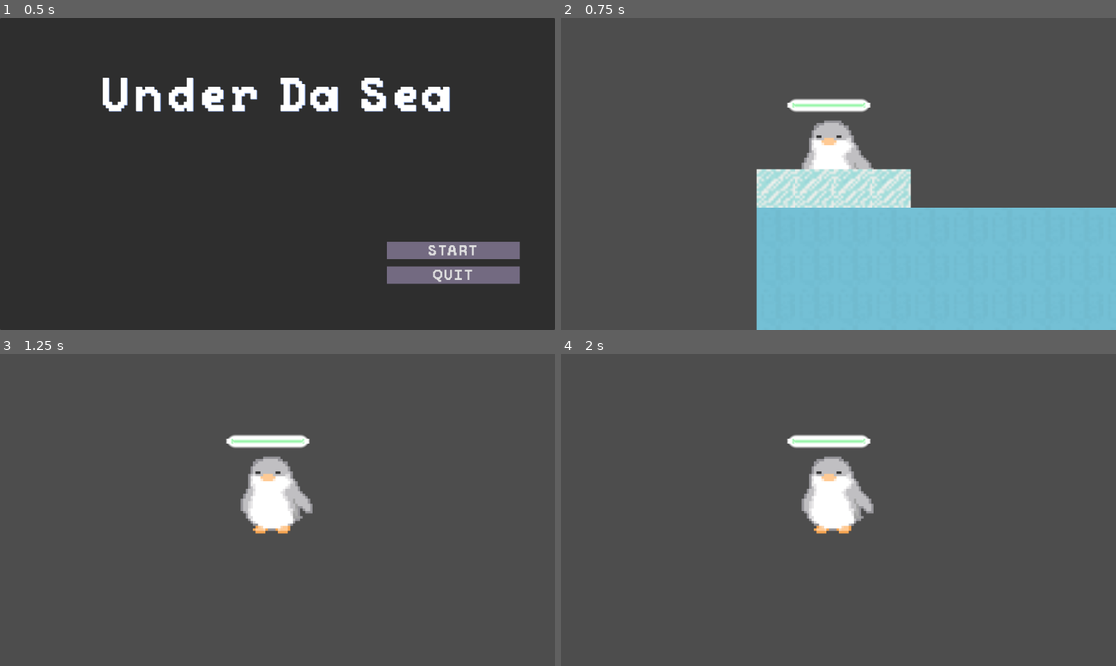
Above: before the commit, frames 1-4 (two rows, left to right).
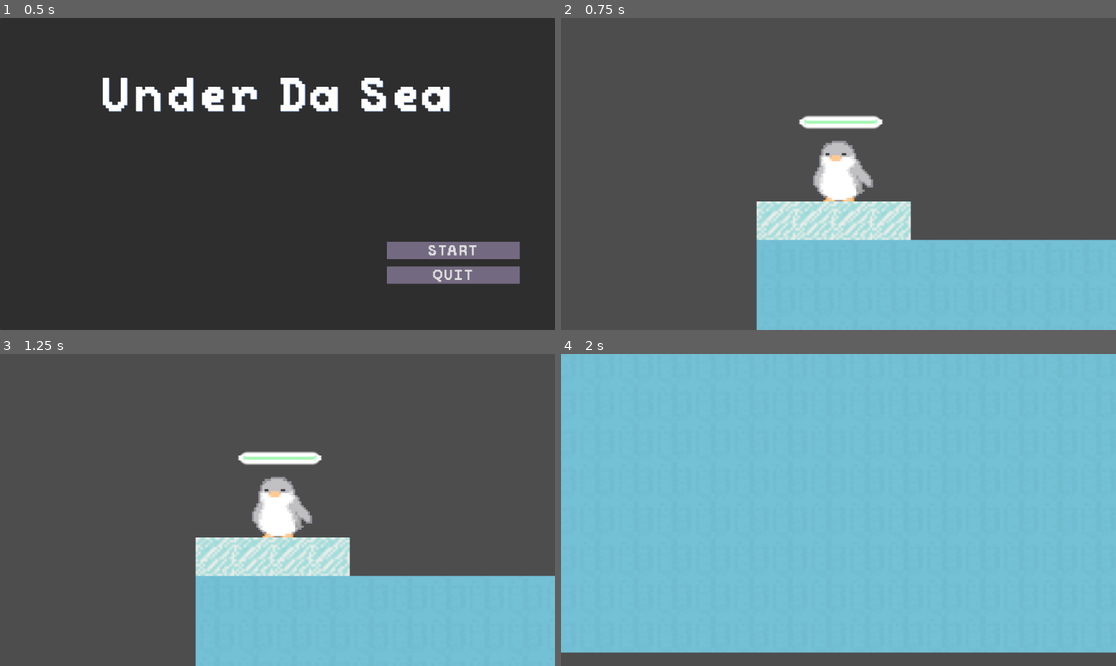
Above: after the commit, the same moments.

Repository: Jesuscanwalk/Under-da-sea
Game: Godot game, scene res://menus/main menu.tscn
Same seed, same stepped clock (60 frames per second), same inputs: the game is played once before the commit and once after it. The project has no main scene, so this scene is started directly.
Inputs:
- Up to frame 1 (0.5 s): no input
- Up to frame 2 (0.75 s): click "START" at 0.5 s
- Up to frame 3 (1.25 s): no input
- Up to frame 4 (2 s): hold D (right) from 1.28 s (still down)

Frame 1 is identical in both runs. In frame 2, 12% of the frame differs, in the area x 35-100%, y 25-72%; in frame 3, 25%; in frame 4, 96%, in the area x 0-100%, y 0-96%.

Commit message:
collision on map

Diff:
--- a/under-da-sea/player/player.gd
+++ b/under-da-sea/player/player.gd
@@ -20,9 +20,9 @@
 		velocity.y += gravity * delta
 	var direction = Input.get_axis("left", "right")
 	if direction > 0:
+		animated_sprite.flip_h = true
+	elif direction < 0:
 		animated_sprite.flip_h = false
-	elif direction < 0:
-		animated_sprite.flip_h = true
 	if is_on_floor():
 		if direction == 0:
 			animated_sprite.play("idle")
--- a/under-da-sea/player/player.tscn
+++ b/under-da-sea/player/player.tscn
@@ -1,7 +1,11 @@
-[gd_scene load_steps=10 format=3 uid="uid://cx3yaof1y7gcr"]
+[gd_scene load_steps=11 format=3 uid="uid://cx3yaof1y7gcr"]
 
 [ext_resource type="Script" path="res://player/player.gd" id="1_qf20f"]
 [ext_resource type="Texture2D" uid="uid://b7jcsu20axnbj" path="res://player/side-Sheet.png" id="2_d0c36"]
+
+[sub_resource type="AtlasTexture" id="AtlasTexture_xb4lp"]
+atlas = ExtResource("2_d0c36")
+region = Rect2(0, 0, 640, 640)
 
 [sub_resource type="AtlasTexture" id="AtlasTexture_ad4h7"]
 atlas = ExtResource("2_d0c36")
@@ -23,6 +27,14 @@
 animations = [{
 "frames": [{
 "duration": 1.0,
+"texture": SubResource("AtlasTexture_xb4lp")
+}],
+"loop": true,
+"name": &"idle",
+"speed": 5.0
+}, {
+"frames": [{
+"duration": 1.0,
 "texture": SubResource("AtlasTexture_ad4h7")
 }, {
 "duration": 1.0,
@@ -40,7 +52,7 @@
 }]
 
 [sub_resource type="CircleShape2D" id="CircleShape2D_xuwma"]
-radius = 12.0416
+radius = 9.43398
 
 [sub_resource type="StyleBoxFlat" id="StyleBoxFlat_riqx2"]
 bg_color = Color(0.550956, 0.96135, 0.625933, 1)
@@ -59,22 +71,21 @@
 script = ExtResource("1_qf20f")
 
 [node name="AnimationPlayer" type="AnimatedSprite2D" parent="."]
-position = Vector2(-5, -14)
-scale = Vector2(0.103125, 0.103125)
+position = Vector2(-2, -7)
+scale = Vector2(0.0859375, 0.084375)
 sprite_frames = SubResource("SpriteFrames_atc6j")
-animation = &"run"
+animation = &"idle"
 
 [node name="CollisionShape2D" type="CollisionShape2D" parent="."]
-position = Vector2(-2, 1)
+position = Vector2(1, 2)
 shape = SubResource("CircleShape2D_xuwma")
 
 [node name="Control" type="Control" parent="."]
 layout_mode = 3
 anchors_preset = 0
-offset_left = -5.0
-offset_top = -10.0
-offset_right = 35.0
-offset_bottom = 30.0
+offset_top = -3.0
+offset_right = 40.0
+offset_bottom = 37.0
 
 [node name="HealthBar" type="ProgressBar" parent="Control"]
 layout_mode = 0
--- a/under-da-sea/test.tscn
+++ b/under-da-sea/test.tscn
@@ -7,12 +7,17 @@
 [sub_resource type="TileSetAtlasSource" id="TileSetAtlasSource_0rhee"]
 texture = ExtResource("3_8w17r")
 0:0/0 = 0
+0:0/0/physics_layer_0/polygon_0/points = PackedVector2Array(-8, -8, 8, -8, 8, 8, -8, 8)
 2:0/0 = 0
+2:0/0/physics_layer_0/polygon_0/points = PackedVector2Array(-8, -8, 8, -8, 8, 8, -8, 8)
 4:0/0 = 0
+4:0/0/physics_layer_0/polygon_0/points = PackedVector2Array(-8, -8, 8, -8, 8, 8, -8, 8)
 6:0/0 = 0
+6:0/0/physics_layer_1/polygon_0/points = PackedVector2Array(-8, -8, 8, -8, 8, 8, -8, 8)
 
 [sub_resource type="TileSet" id="TileSet_wf07n"]
 physics_layer_0/collision_layer = 1
+physics_layer_1/collision_layer = 2
 sources/0 = SubResource("TileSetAtlasSource_0rhee")
 
 [node name="test" type="Node2D"]
